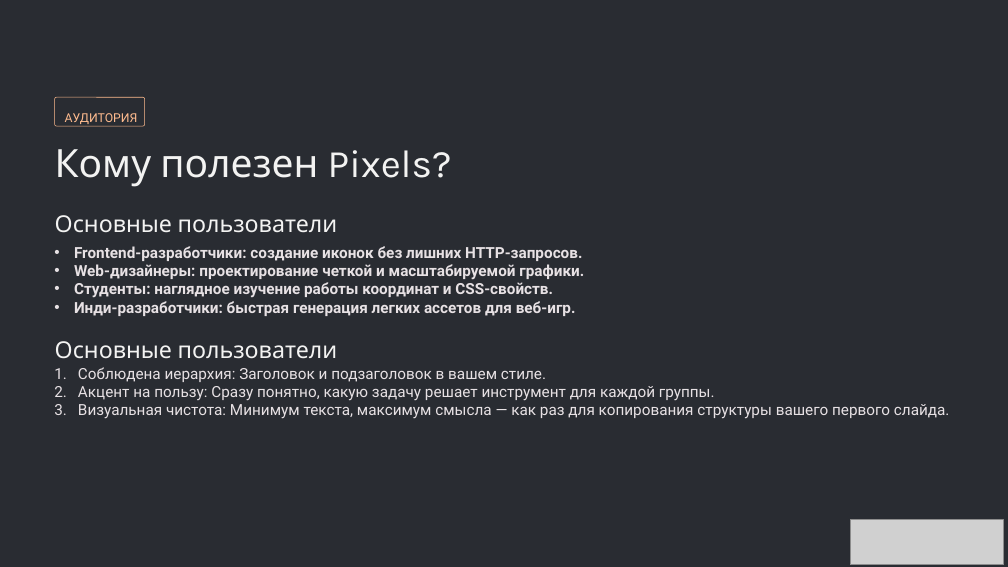
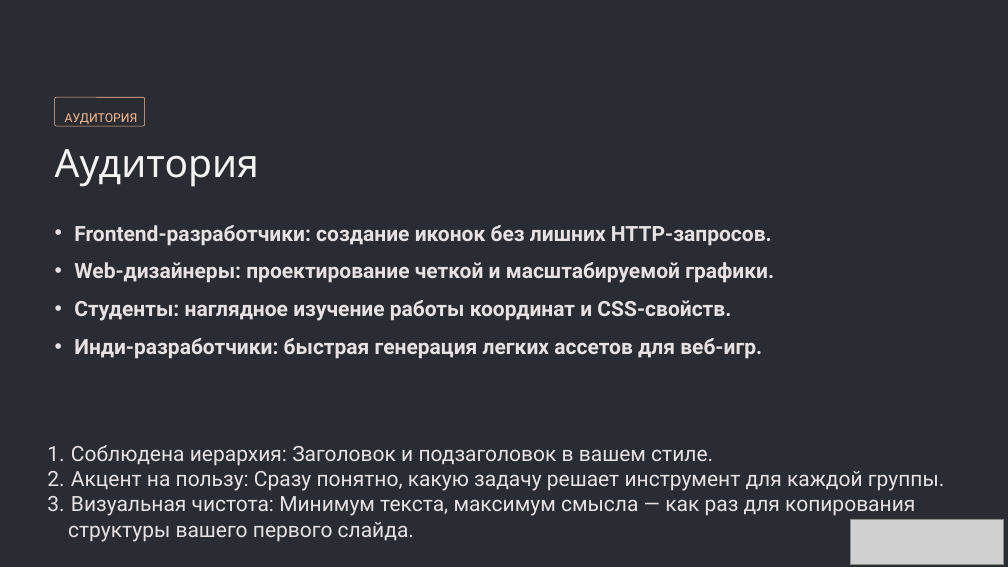
Before and after one commit to Korsany/Pixels, a slide deck: slide 4 of Pixels.pptx. Drawn at 1008x567 pixels with LibreOffice and Linux fonts; fonts in the diff are those of the drawing; grey boxes stand for pictures; background and template pictures are left out. Boxes give left, top, right and bottom in pixels: in the first picture for what was removed or moved away, otherwise in the second. Text is boxed around its words. In the diff, an @@ line names an element or a change of style, - is before the commit and + after.

```diff
--- a/Pixels.pptx
+++ b/Pixels.pptx
@@ text at <box>55,149,259,187</box>: text changed @@
-Кому полезен Pixels?
+Аудитория
@@ text "Frontend-разработчики: создание иконок без лишних ...": place and size @@
-text "Frontend-разработчики: создание иконок без лишних ..." at <box>74,246,584,316</box>
+text "Frontend-разработчики: создание иконок без лишних ..." at <box>74,225,774,359</box>
@@ text "Frontend-разработчики: создание иконок без лишних ..." at <box>74,225,774,359</box>: size 17.5 to 24 pt; line spacing 1 to 1.5 @@
@@ text removed at <box>55,215,338,233</box> @@
-Основные пользователи
@@ text removed at <box>55,341,338,359</box> @@
-Основные пользователи
@@ text "Соблюдена иерархия: Заголовок и подзаголовок ...": place and size @@
-text "Соблюдена иерархия: Заголовок и подзаголовок ..." at <box>78,367,772,419</box>
+text "Соблюдена иерархия: Заголовок и подзаголовок ..." at <box>68,445,944,542</box>
@@ text at <box>71,445,944,491</box>: size 17.5 to 24 pt in "Соблюдена иерархия: Заголовок и подзаголовок в вашем ...", "Акцент на пользу: Сразу понятно, какую задачу ..." @@
@@ text at <box>68,496,915,542</box>: text changed; size 17.5 to 24 pt @@
-3. Визуальная чистота: Минимум текста, максимум смысла — как раз для копирования структуры вашего первого слайда.
+3. Визуальная чистота: Минимум текста, максимум смысла — как раз для копирования
+структуры вашего первого слайда.
```
Also in this commit, not shown: 1 other slide changed, 1 slide added.
